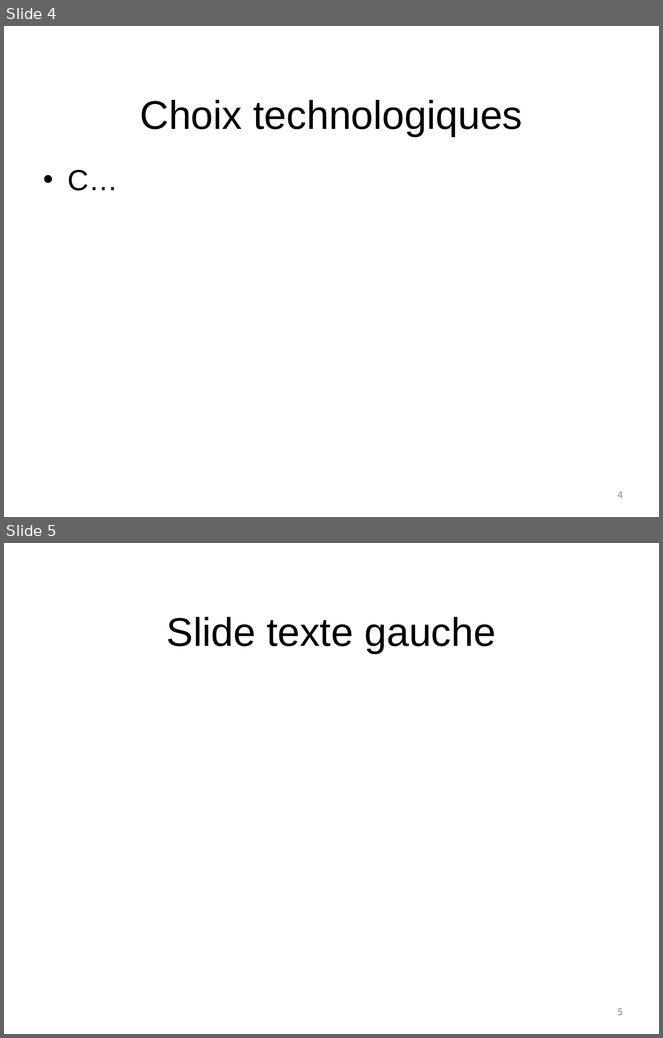
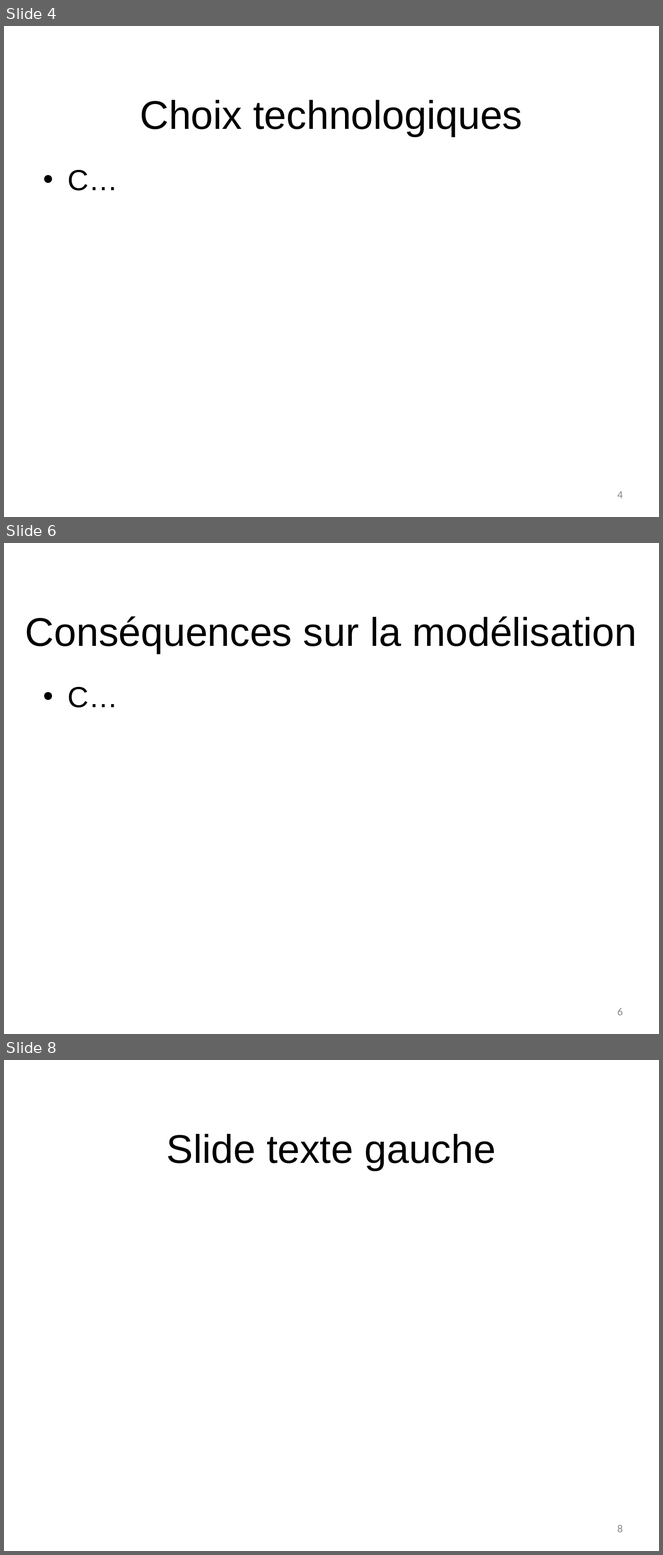
Before and after one commit to NicolasFuchs/Hashcode, a slide deck: Presentation/G6_presentation_intermediaire_fuchs_butty_rial.pptx. Shown one above the other, each under a label of ours: slides 4 and 5 before the commit, slides 4, 6 and 8 after it; the slides between them are not shown. The pictures are 663x1038 and 663x1555 pixels, drawn with LibreOffice and Linux fonts; fonts in the diff are those of the drawing; background and template pictures are left out. Boxes give left, top, right and bottom in pixels: in the first picture for what was removed or moved away, otherwise in the second. Text is boxed around its words. In the diff, an @@ line names an element or a change of style, - is before the commit and + after.

```diff
--- a/Presentation/G6_presentation_intermediaire_fuchs_butty_rial.pptx
+++ b/Presentation/G6_presentation_intermediaire_fuchs_butty_rial.pptx
@@ slide 6 added at (4,543,659,1034), background #FFFFFF @@
@@ title added at (25,616,637,654), 44 pt, text #000000 @@
+Conséquences sur la modélisation
@@ text added at (68,687,118,708), 32 pt, text #000000 @@
+• C…
@@ page number added at (618,1008,623,1016), 12 pt, text #888888 @@
+6
@@ what was slide 5 is now slide 8 @@
@@ page number at (618,1525,623,1533): text changed @@
-5
+8
```
Also in this commit, not shown: 1 slide changed, 2 other slides added, 2 other files.
